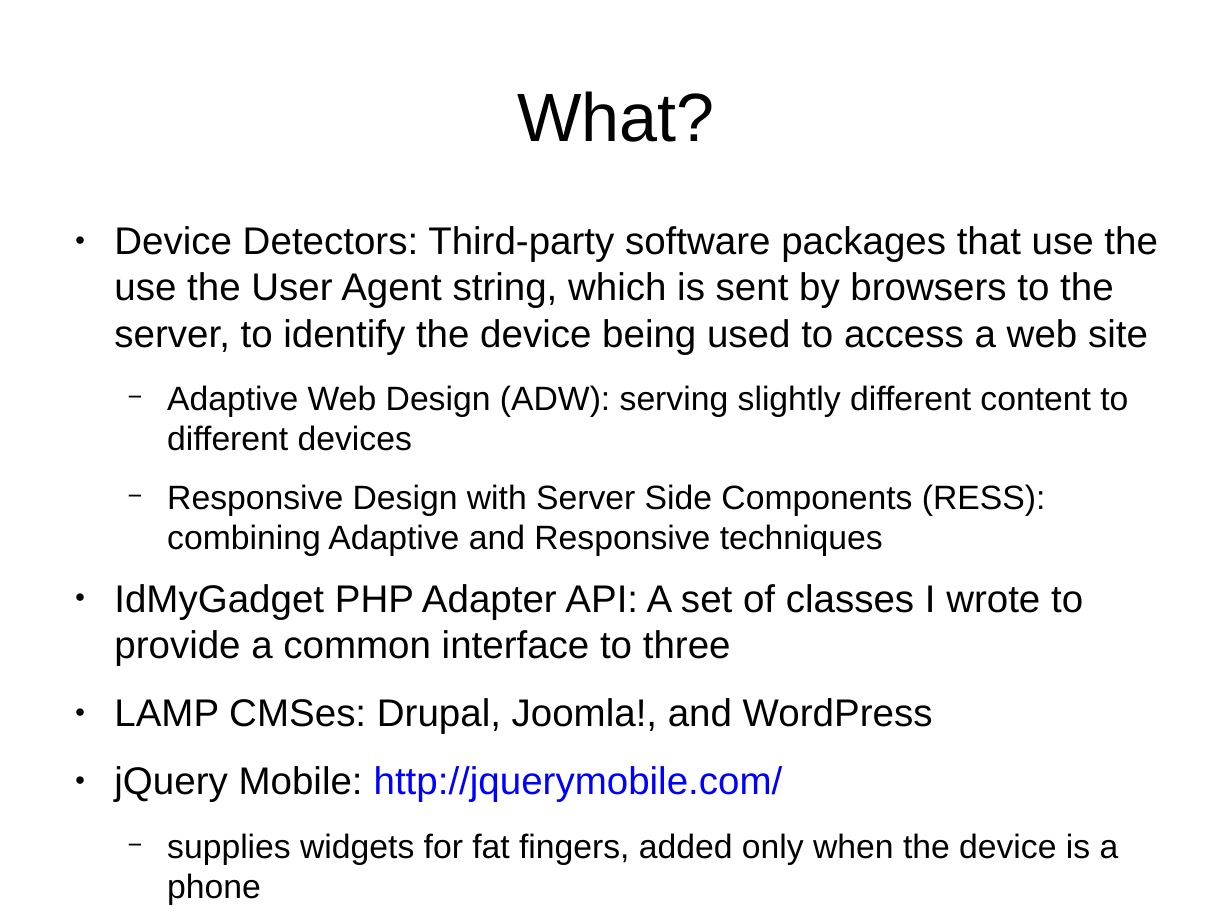
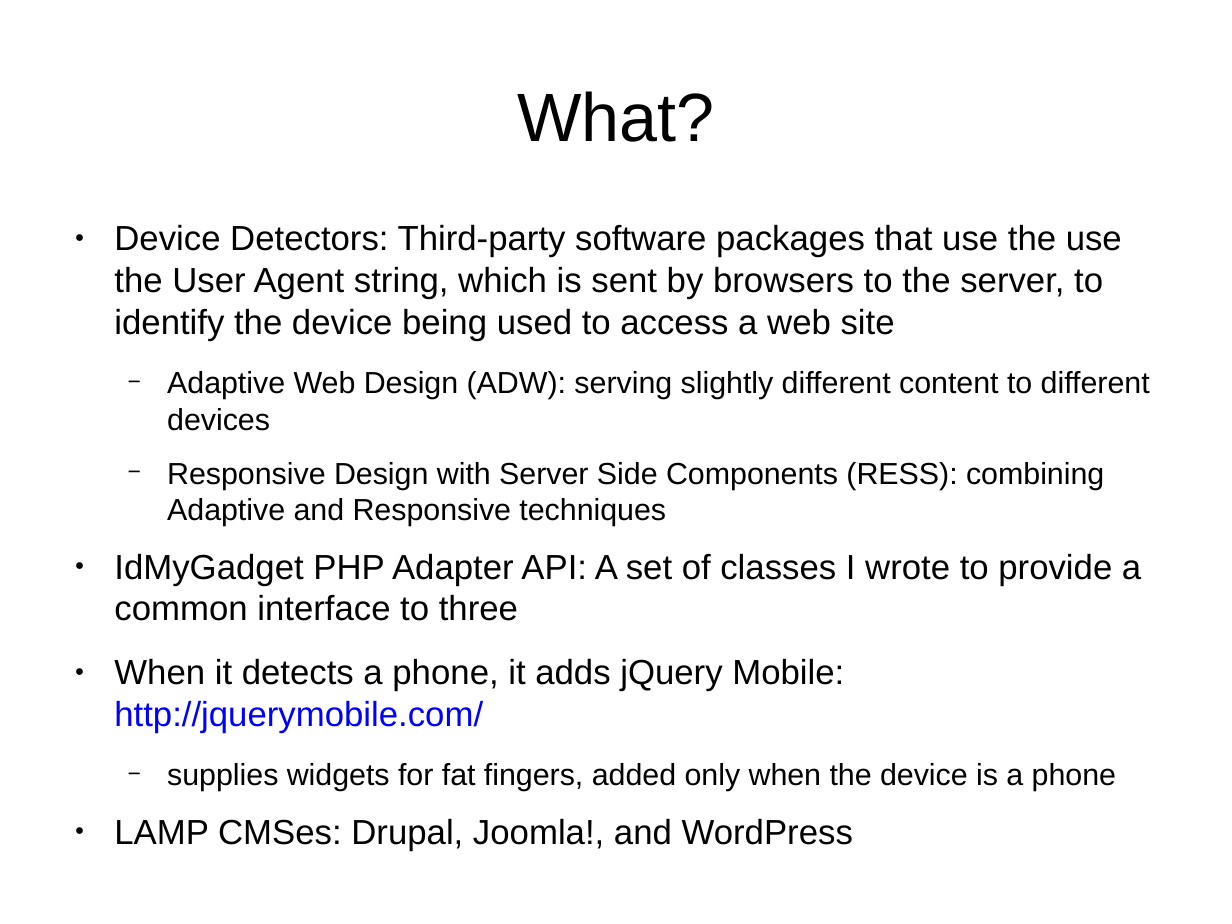
Before and after one commit to tomwhartung/jmws_accoutrements, a slide deck: slide 8 of presentations/2016_07-Drupal/9-slides.odp. Drawn at 1232x924 pixels with LibreOffice and Linux fonts; fonts in the diff are those of the drawing. Boxes give left, top, right and bottom in pixels: in the first picture for what was removed or moved away, otherwise in the second. Text is boxed around its words. In the diff, an @@ line names an element or a change of style, - is before the commit and + after.

```diff
--- a/presentations/2016_07-Drupal/9-slides.odp
+++ b/presentations/2016_07-Drupal/9-slides.odp
@@ text at (114, 224, 1150, 851): size 24.8 to 22.4 pt in "Device Detectors: Third-party software packages that use ...", "IdMyGadget PHP Adapter API: A set of ...", "LAMP CMSes: Drupal, Joomla!, and WordPress"; size 21.7 to 19.6 pt in "Adaptive Web Design (ADW): serving slightly different ...", "Responsive Design with Server Side Components (RESS): ..." @@
@@ text at (114, 658, 1116, 791): paragraphs added @@
+● When it detects a phone, it adds jQuery Mobile: http://jquerymobile.com/
+  − supplies widgets for fat fingers, added only when the device is a phone
@@ text at (114, 766, 1119, 905): paragraphs removed @@
-● jQuery Mobile: http://jquerymobile.com/
-  − supplies widgets for fat fingers, added only when the device is a phone
```
Also in this commit, not shown: 10 other slides changed, 2 slides removed.
